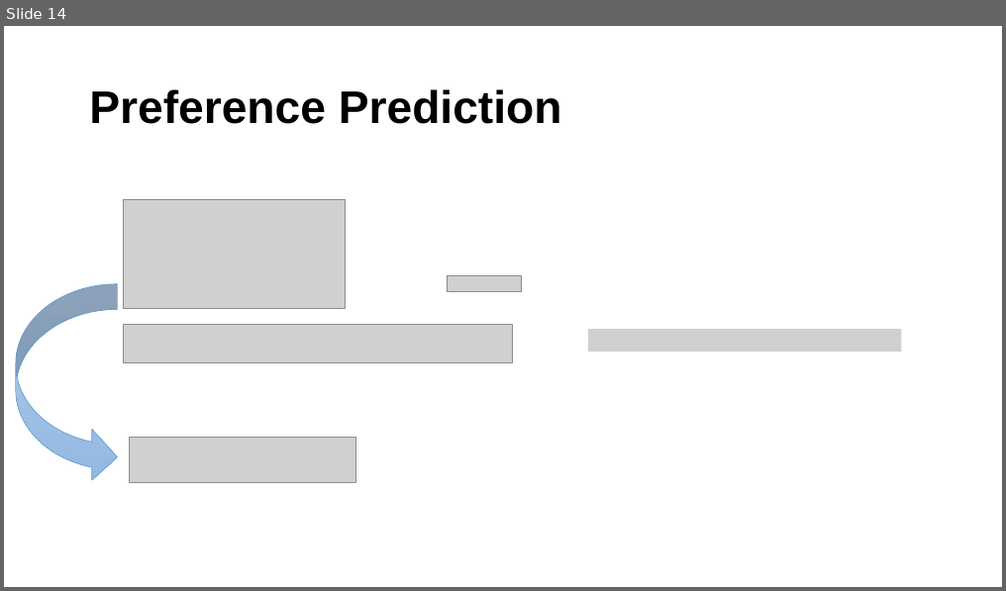
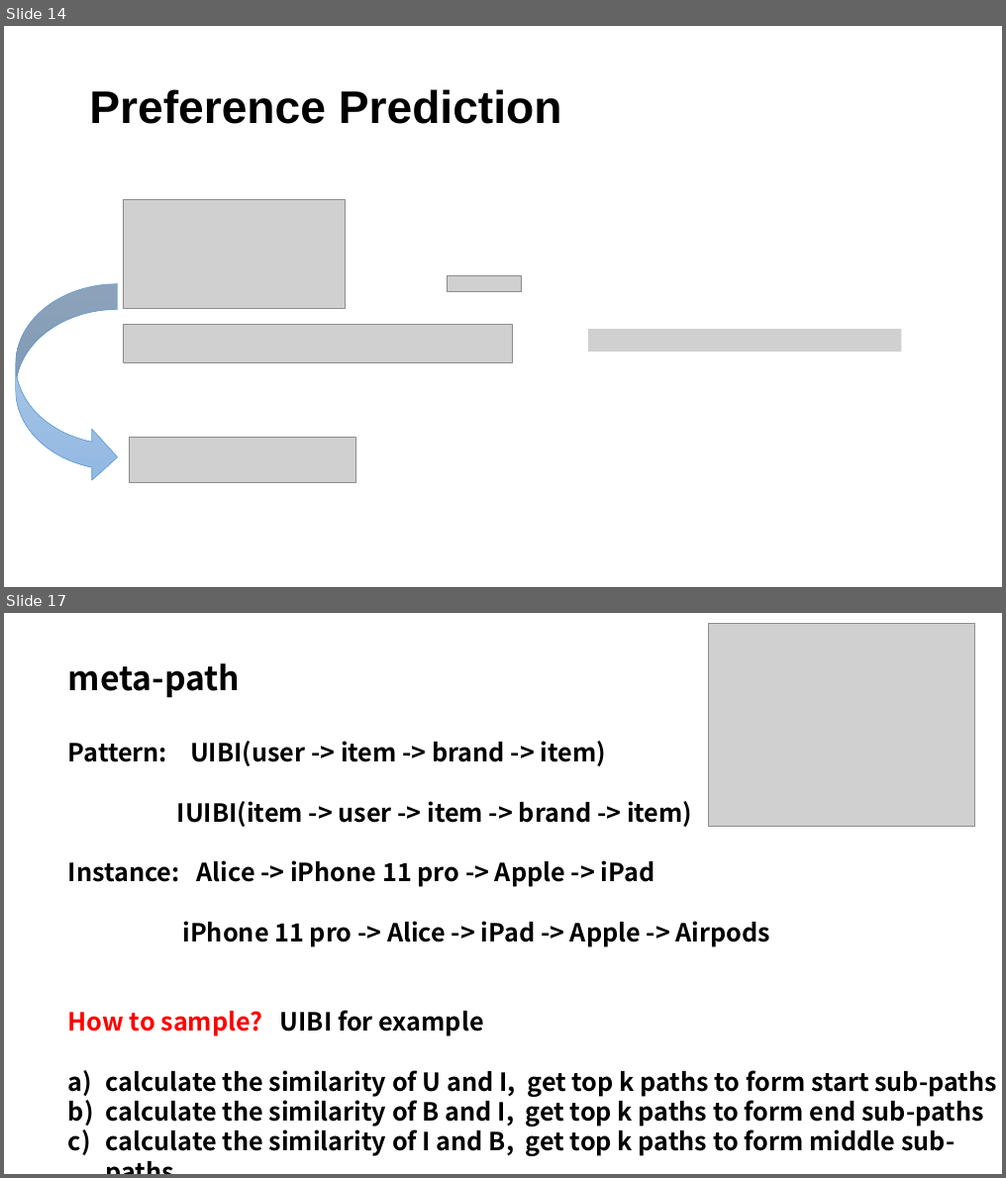
Before and after one commit to Viroog/explainable_resys-STU, a slide deck: explainable _recsys.pptx. Shown one above the other, each under a label of ours: slide 14 before the commit, slides 14 and 17 after it; the slides between them are not shown. The pictures are 1006x591 and 1006x1178 pixels, drawn with LibreOffice and Linux fonts; fonts in the diff are those of the drawing; grey boxes stand for pictures. Boxes give left, top, right and bottom in pixels: in the first picture for what was removed or moved away, otherwise in the second. Text is boxed around its words. In the diff, an @@ line names an element or a change of style, - is before the commit and + after.

```diff
--- a/explainable _recsys.pptx
+++ b/explainable _recsys.pptx
@@ slide 17 added at (4, 613, 1002, 1174), background #FFFFFF @@
@@ picture added at (709, 624, 974, 827) @@
@@ text added at (68, 663, 997, 1157), 24 pt, text #000000, bold @@
+meta-path
+Pattern: UIBI(user -> item -> brand -> item)
+IUIBI(item -> user -> item -> brand -> item)
+Instance: Alice -> iPhone 11 pro -> Apple -> iPad
+iPhone 11 pro -> Alice -> iPad -> Apple -> Airpods
+How to sample? UIBI for example
+a) calculate the similarity of U and I, get top k paths to form start sub-paths
+b) calculate the similarity of B and I, get top k paths to form end sub-paths
+c) calculate the similarity of I and B, get top k paths to form middle sub-paths
```
Also in this commit, not shown: 5 slides changed, 7 other slides added, 1 slide removed, 1 other file.
